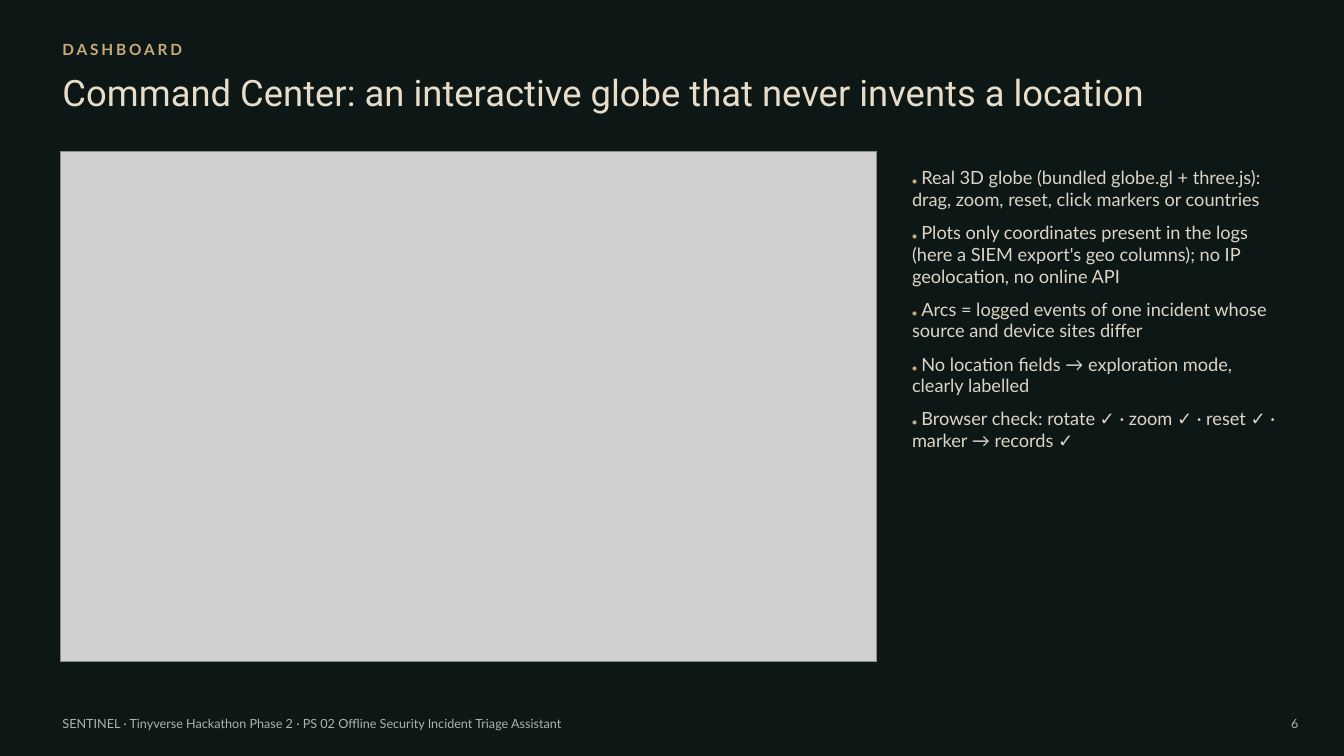
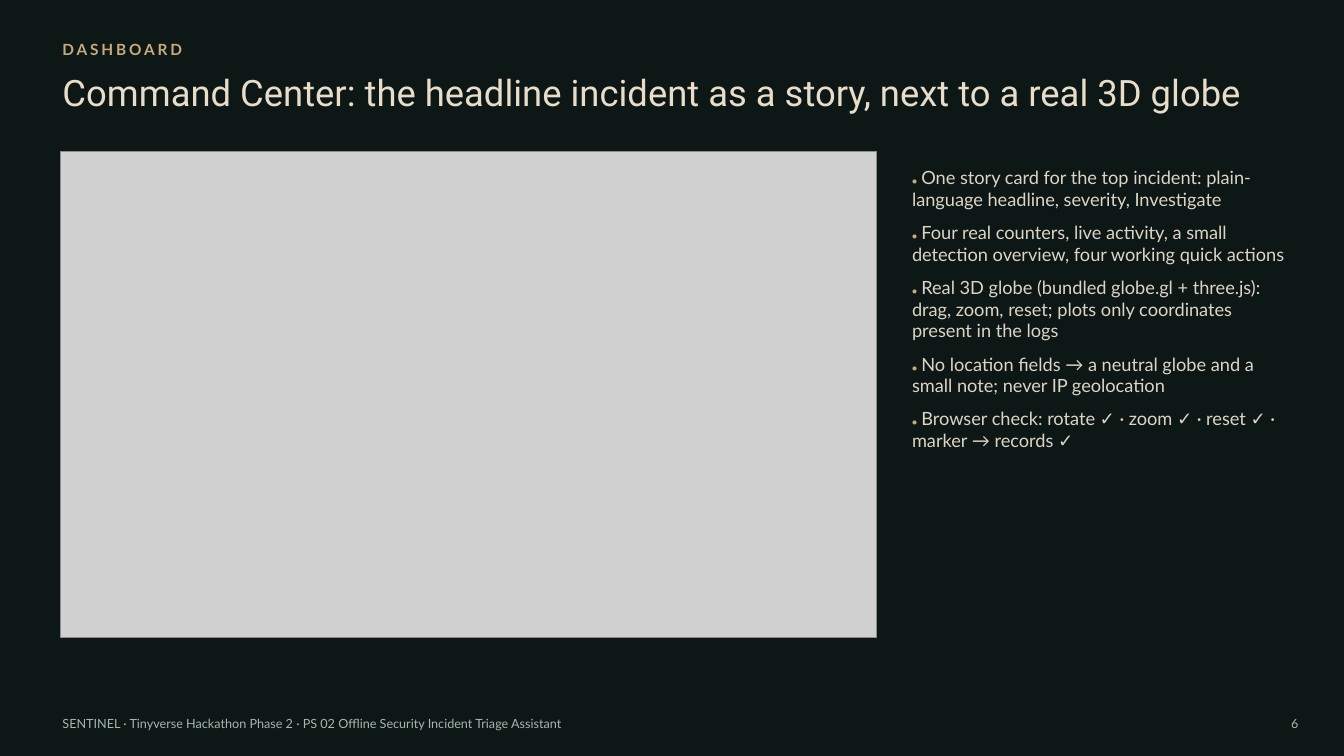
Before and after one commit to dakshitha0705/SENTINEL, a slide deck: slide 6 of presentation/SENTINEL_Tinyverse_PS02.pptx. Drawn at 1344x756 pixels with LibreOffice and Linux fonts; fonts in the diff are those of the drawing; grey boxes stand for pictures. Boxes give left, top, right and bottom in pixels: in the first picture for what was removed or moved away, otherwise in the second. Text is boxed around its words. In the diff, an @@ line names an element or a change of style, - is before the commit and + after.

```diff
--- a/presentation/SENTINEL_Tinyverse_PS02.pptx
+++ b/presentation/SENTINEL_Tinyverse_PS02.pptx
@@ text at (62, 78, 1241, 114): text changed @@
-Command Center: an interactive globe that never invents a location
+Command Center: the headline incident as a story, next to a real 3D globe
@@ picture: place and size @@
-picture at (60, 151, 877, 661)
+picture at (60, 151, 877, 637)
@@ text at (912, 170, 1284, 396): text changed @@
-● Real 3D globe (bundled globe.gl + three.js): drag, zoom, reset, click markers or countries
-● Plots only coordinates present in the logs (here a SIEM export's geo columns); no IP geolocation, no online API
-● Arcs = logged events of one incident whose source and device sites differ
-● No location fields → exploration mode, clearly labelled
+● One story card for the top incident: plain-language headline, severity, Investigate
+● Four real counters, live activity, a small detection overview, four working quick actions
+● Real 3D globe (bundled globe.gl + three.js): drag, zoom, reset; plots only coordinates present in the logs
+● No location fields → a neutral globe and a small note; never IP geolocation
```
Also in this commit, not shown: 14 other slides changed, 2 slides added, 15 other files.
